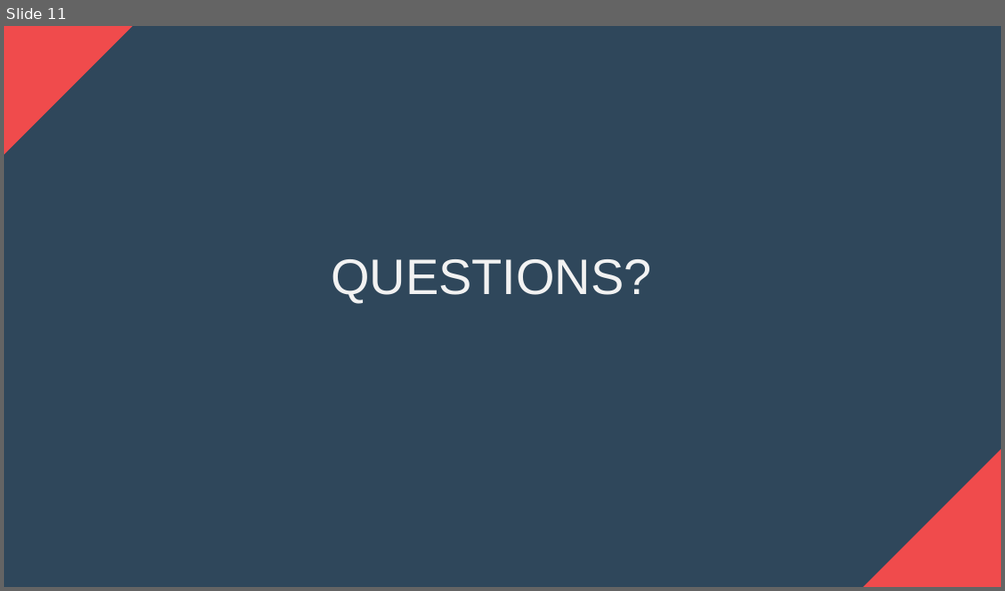
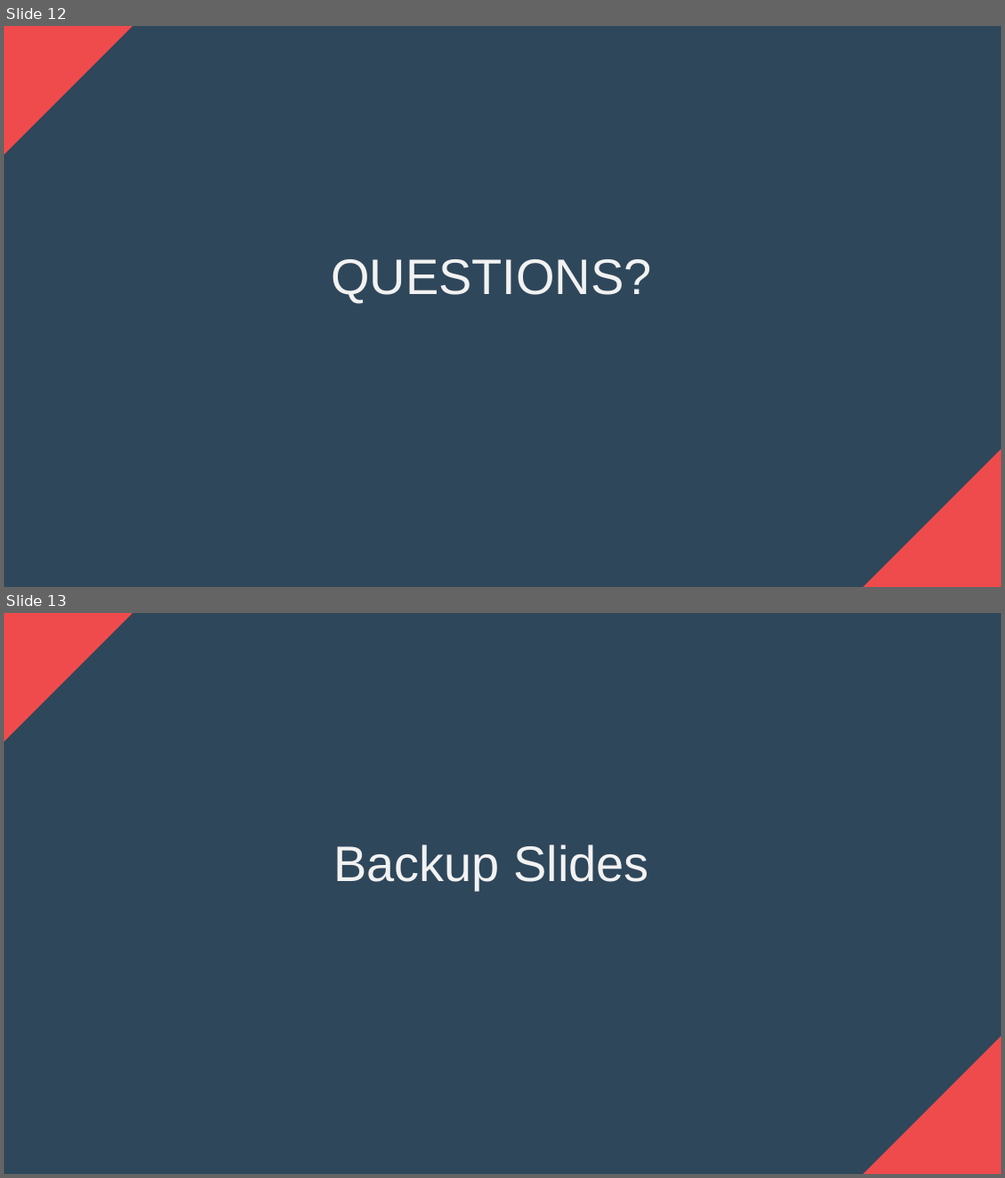
Before and after one commit to Tanvi-412/Prep_Your_Meal, a slide deck: documentation/ArchitectureDesign.pptx. Shown one above the other, each under a label of ours: slide 11 before the commit, slides 12 and 13 after it. The pictures are 1005x591 and 1005x1178 pixels, drawn with LibreOffice and Linux fonts; fonts in the diff are those of the drawing. Boxes give left, top, right and bottom in pixels: in the first picture for what was removed or moved away, otherwise in the second. Text is boxed around its words. In the diff, an @@ line names an element or a change of style, - is before the commit and + after.

```diff
--- a/documentation/ArchitectureDesign.pptx
+++ b/documentation/ArchitectureDesign.pptx
@@ slide 13 added at [4,613,1001,1174], background #2F475B @@
@@ right triangle added at [4,613,132,741], fill #F04B4C @@
@@ text added at [333,844,648,889], 36 pt, text #F2F2F2 @@
+Backup Slides
@@ right triangle added at [863,1036,1001,1173], fill #F04B4C @@
@@ what was slide 11 is now slide 12 @@
```
Also in this commit, not shown: 2 slides changed, 3 other slides added.
